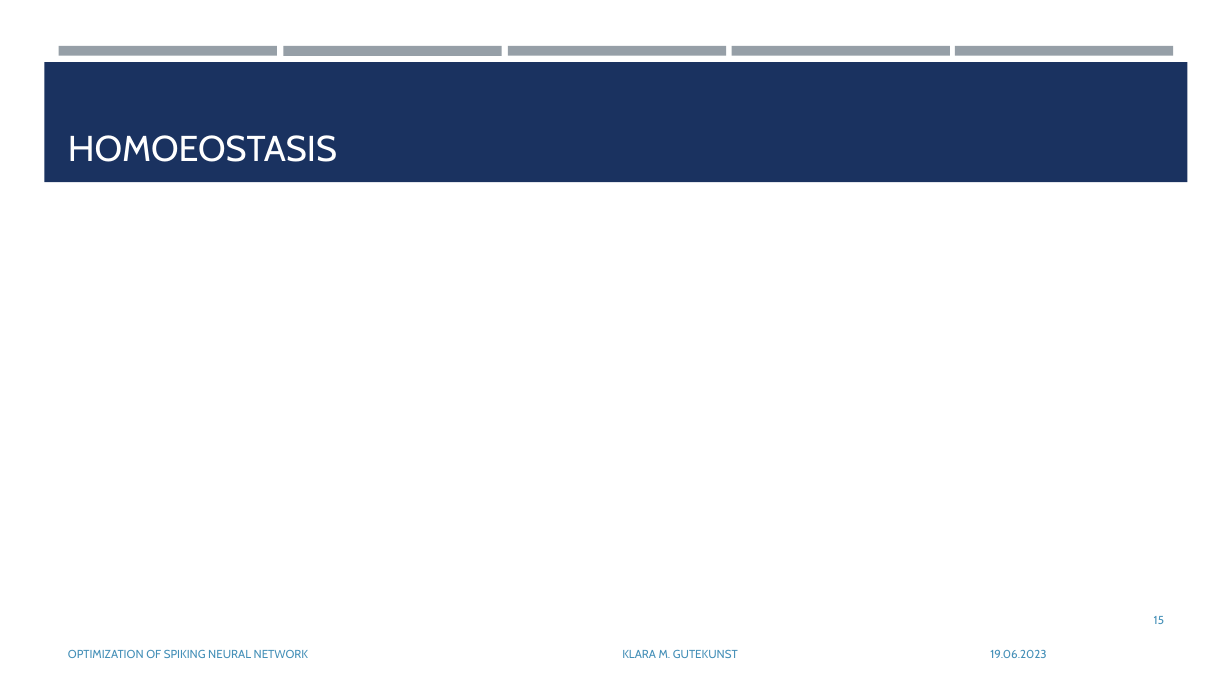
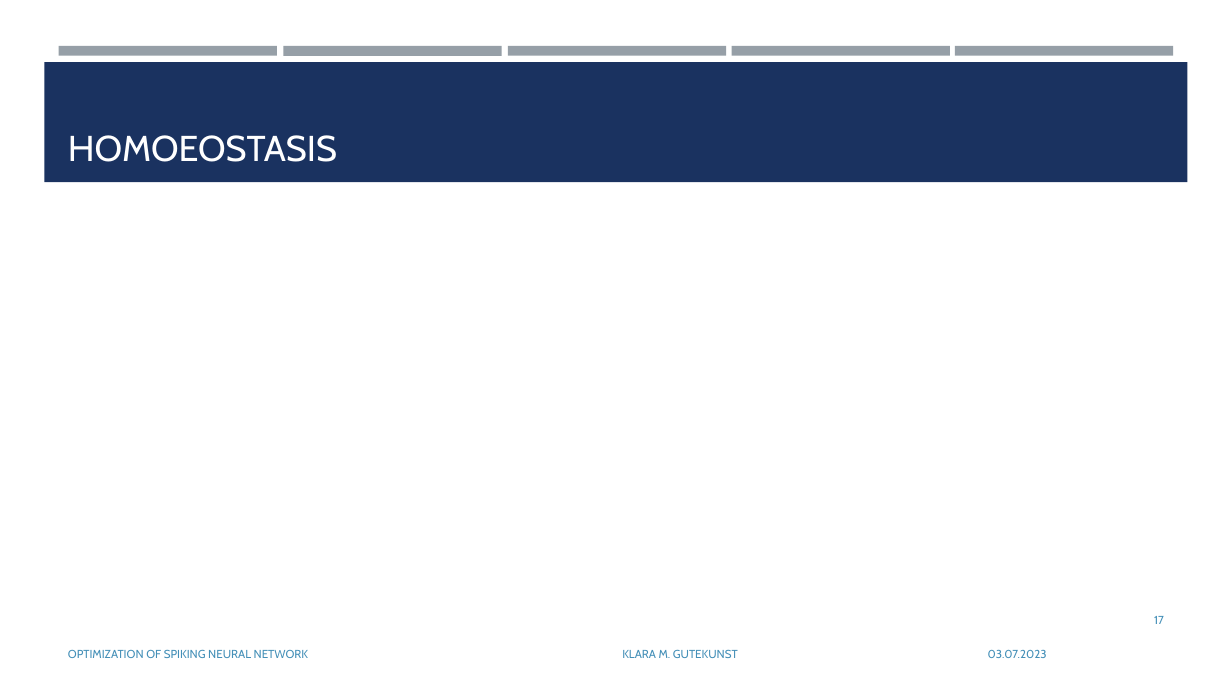
Before and after one commit to KlaraGtknst/bachelor-seminar-kde, a slide deck: slide 17 of Gutekunst_Seminar_KDE.pptx (slide 15 before the commit). Drawn at 1232x693 pixels with LibreOffice and Linux fonts; fonts in the diff are those of the drawing; grey boxes stand for pictures. Boxes give left, top, right and bottom in pixels: in the first picture for what was removed or moved away, otherwise in the second. Text is boxed around its words. In the diff, an @@ line names an element or a change of style, - is before the commit and + after.

```diff
--- a/Gutekunst_Seminar_KDE.pptx
+++ b/Gutekunst_Seminar_KDE.pptx
@@ page number at (x1=1154, y1=616, x2=1164, y2=624): text changed @@
-15
+17
@@ text at (x1=988, y1=650, x2=1047, y2=658): text changed @@
-19.06.2023
+03.07.2023
```
Also in this commit, not shown: 16 other slides changed, 2 slides added.
